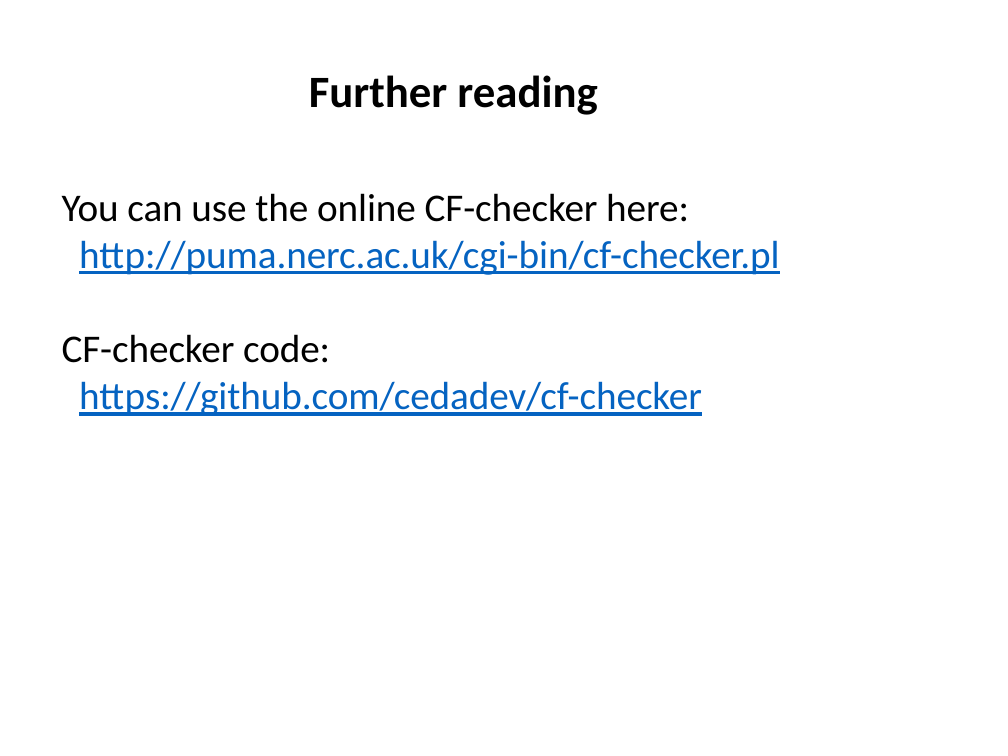
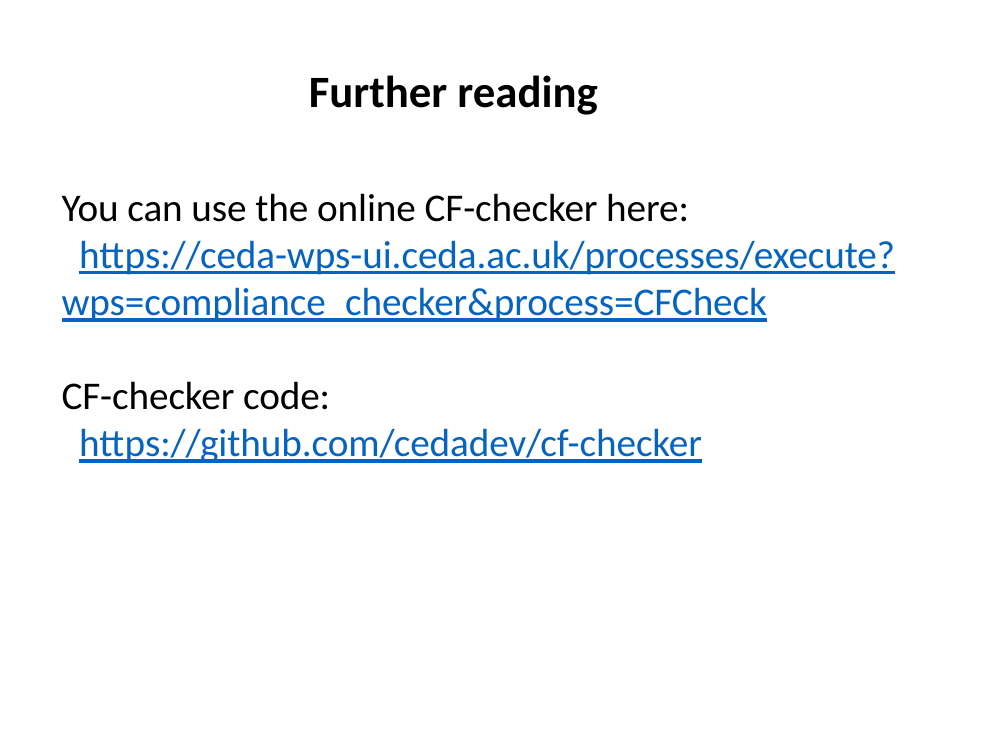
Before and after one commit to ncasuk/ncas-isc, a slide deck: slide 6 of python-data/slides/09_cfchecker.pptx. Drawn at 1008x756 pixels with LibreOffice and Linux fonts; fonts in the diff are those of the drawing; background and template pictures are left out. Boxes give left, top, right and bottom in pixels: in the first picture for what was removed or moved away, otherwise in the second. Text is boxed around its words. In the diff, an @@ line names an element or a change of style, - is before the commit and + after.

```diff
--- a/python-data/slides/09_cfchecker.pptx
+++ b/python-data/slides/09_cfchecker.pptx
@@ text at (62,240,895,322): text changed @@
-http://puma.nerc.ac.uk/cgi-bin/cf-checker.pl
+https://ceda-wps-ui.ceda.ac.uk/processes/execute?wps=compliance_checker&process=CFCheck
```
Also in this commit, not shown: 9 other files.
